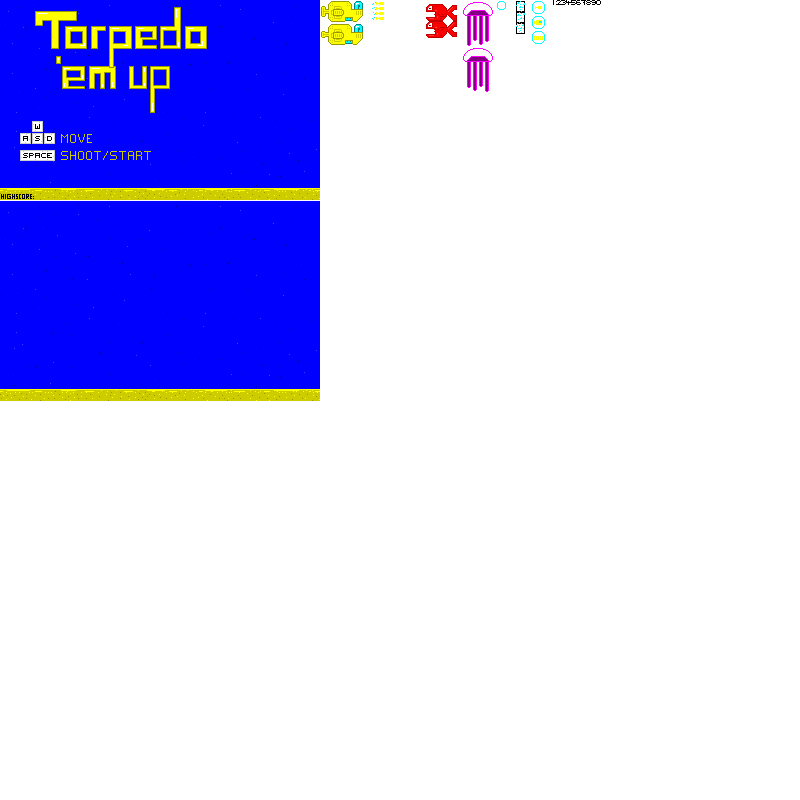
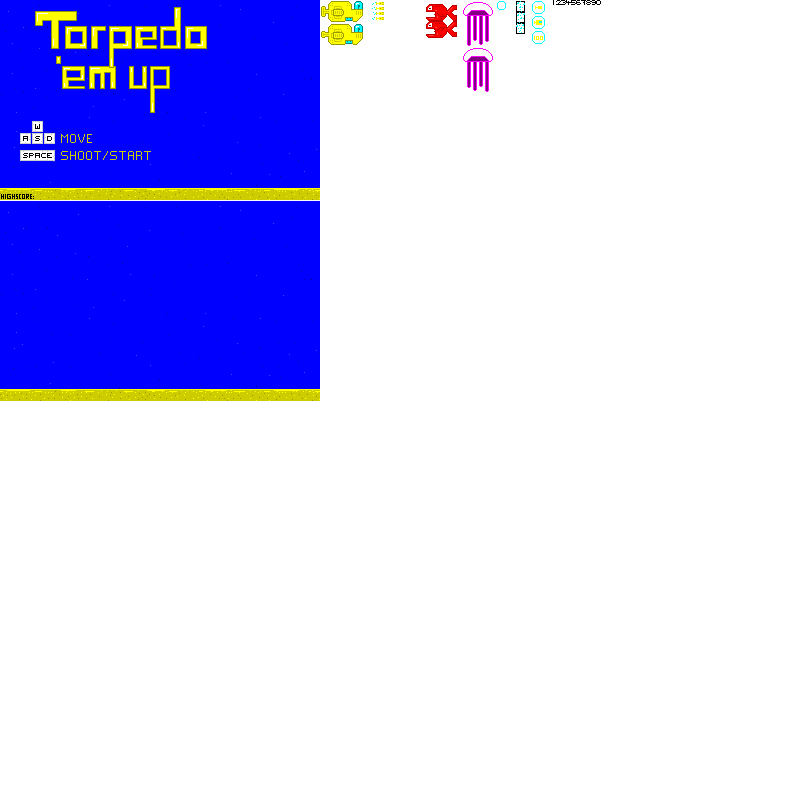
The second 800px x 800px image is a revision of the first. Changes to its layers:
painted on "art" over [376, 2, 384, 20]
